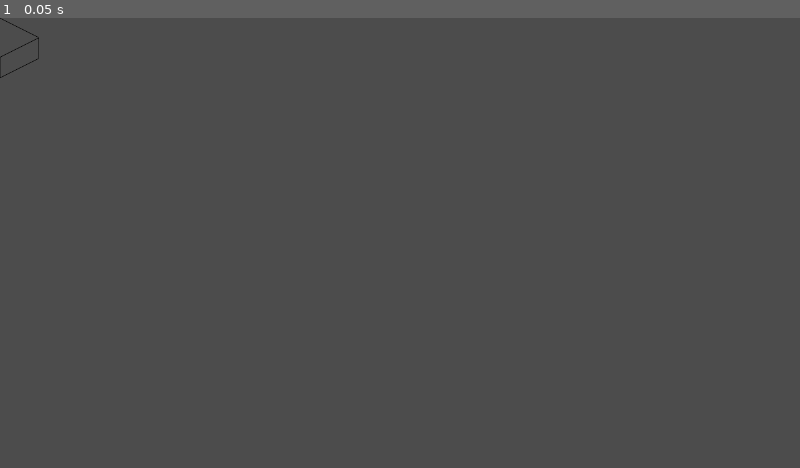
Above: before the commit, frame 1.
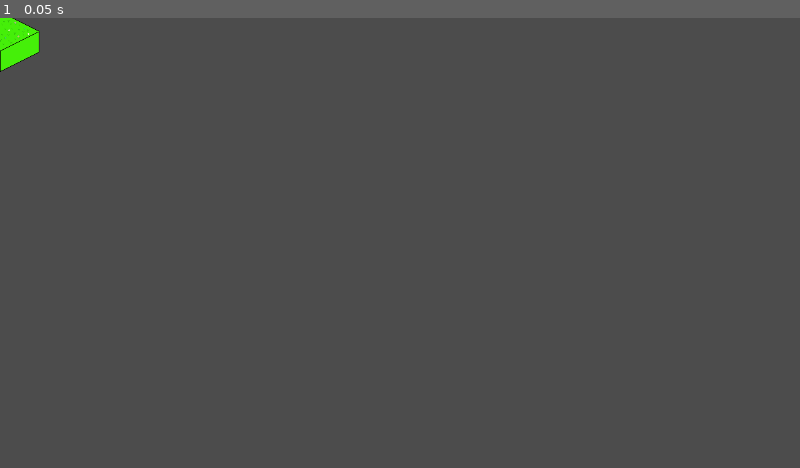
Above: after the commit, the same moment.

Repository: miishin/miipd
Game: Godot game, scene res://assets/scenes/tile.tscn
Two runs of this game, one before a commit and one after it. Both use one fixed random seed, a clock stepped at 60 frames per second and the inputs below. This scene is started directly instead of the project's main scene.
Inputs:
- Up to frame 1 (0.05 s): no input

The runs differ from the first frame. In frame 1, 0.4% of the frame differs, in the area x 0-5%, y 0-14%.

Commit message:
stage1 extends board, now has individual tiles instead of a tilemap

Diff:
--- a/assets/scenes/board.tscn
+++ b/assets/scenes/board.tscn
@@ -1,30 +1,6 @@
-[gd_scene load_steps=4 format=2]
+[gd_scene load_steps=2 format=2]
 
-[ext_resource path="res://assets/graphics/tilesets/grassy_tile.png" type="Texture" id=1]
 [ext_resource path="res://assets/scripts/board.gd" type="Script" id=3]
-
-[sub_resource type="TileSet" id=1]
-0/name = "grassy_tile.png 0"
-0/texture = ExtResource( 1 )
-0/tex_offset = Vector2( 0, 0 )
-0/modulate = Color( 1, 1, 1, 1 )
-0/region = Rect2( 2, 6, 125, 96 )
-0/tile_mode = 0
-0/occluder_offset = Vector2( 0, 0 )
-0/navigation_offset = Vector2( 0, 0 )
-0/shape_offset = Vector2( 0, 0 )
-0/shape_transform = Transform2D( 1, 0, 0, 1, 0, 0 )
-0/shape_one_way = false
-0/shape_one_way_margin = 0.0
-0/shapes = [  ]
-0/z_index = 0
 
 [node name="Node2D" type="Node2D"]
 script = ExtResource( 3 )
-
-[node name="TileMap" type="TileMap" parent="."]
-mode = 1
-tile_set = SubResource( 1 )
-cell_size = Vector2( 125, 62 )
-format = 1
-tile_data = PoolIntArray( -131072, 0, 0, -131071, 0, 0, -131070, 0, 0, -131069, 0, 0, -131068, 0, 0, -131067, 0, 0, -131066, 0, 0, -65536, 0, 0, -65535, 0, 0, -65534, 0, 0, -65533, 0, 0, -65532, 0, 0, -65531, 0, 0, -65530, 0, 0, 0, 0, 0, 1, 0, 0, 2, 0, 0, 3, 0, 0, 4, 0, 0, 5, 0, 0, 6, 0, 0, 65536, 0, 0, 65537, 0, 0, 65538, 0, 0, 65539, 0, 0, 65540, 0, 0, 65541, 0, 0, 65542, 0, 0, 131072, 0, 0, 131073, 0, 0, 131074, 0, 0, 131075, 0, 0, 131076, 0, 0, 131077, 0, 0, 131078, 0, 0, 196608, 0, 0, 196609, 0, 0, 196610, 0, 0, 196611, 0, 0, 196612, 0, 0, 196613, 0, 0, 196614, 0, 0, 262144, 0, 0, 262145, 0, 0, 262146, 0, 0, 262147, 0, 0, 262148, 0, 0, 262149, 0, 0, 262150, 0, 0 )
--- a/assets/scenes/character_select.tscn
+++ b/assets/scenes/character_select.tscn
@@ -3,7 +3,8 @@
 [ext_resource path="res://assets/scripts/character_select.gd" type="Script" id=1]
 [ext_resource path="res://assets/themes/menu.theme" type="Theme" id=2]
 [ext_resource path="res://assets/scenes/hamster.tscn" type="PackedScene" id=3]
-[ext_resource path="res://assets/scenes/board.tscn" type="PackedScene" id=4]
+[ext_resource path="res://assets/scenes/simpleboard.tscn" type="PackedScene" id=4]
+
 
 [node name="CharacterSelect" type="Control"]
 anchor_right = 1.0
--- /dev/null
+++ b/assets/scenes/simpleboard.tscn
@@ -0,0 +1,30 @@
+[gd_scene load_steps=4 format=2]
+
+[ext_resource path="res://assets/scripts/board.gd" type="Script" id=1]
+[ext_resource path="res://assets/graphics/tilesets/grassy_tile.png" type="Texture" id=2]
+
+[sub_resource type="TileSet" id=1]
+0/name = "grassy_tile.png 0"
+0/texture = ExtResource( 2 )
+0/tex_offset = Vector2( 0, 0 )
+0/modulate = Color( 1, 1, 1, 1 )
+0/region = Rect2( 2, 6, 125, 96 )
+0/tile_mode = 0
+0/occluder_offset = Vector2( 0, 0 )
+0/navigation_offset = Vector2( 0, 0 )
+0/shape_offset = Vector2( 0, 0 )
+0/shape_transform = Transform2D( 1, 0, 0, 1, 0, 0 )
+0/shape_one_way = false
+0/shape_one_way_margin = 0.0
+0/shapes = [  ]
+0/z_index = 0
+
+[node name="Node2D" type="Node2D"]
+script = ExtResource( 1 )
+
+[node name="TileMap" type="TileMap" parent="."]
+mode = 1
+tile_set = SubResource( 1 )
+cell_size = Vector2( 125, 62 )
+format = 1
+tile_data = PoolIntArray( -131072, 0, 0, -131071, 0, 0, -131070, 0, 0, -131069, 0, 0, -131068, 0, 0, -131067, 0, 0, -131066, 0, 0, -65536, 0, 0, -65535, 0, 0, -65534, 0, 0, -65533, 0, 0, -65532, 0, 0, -65531, 0, 0, -65530, 0, 0, 0, 0, 0, 1, 0, 0, 2, 0, 0, 3, 0, 0, 4, 0, 0, 5, 0, 0, 6, 0, 0, 65536, 0, 0, 65537, 0, 0, 65538, 0, 0, 65539, 0, 0, 65540, 0, 0, 65541, 0, 0, 65542, 0, 0, 131072, 0, 0, 131073, 0, 0, 131074, 0, 0, 131075, 0, 0, 131076, 0, 0, 131077, 0, 0, 131078, 0, 0, 196608, 0, 0, 196609, 0, 0, 196610, 0, 0, 196611, 0, 0, 196612, 0, 0, 196613, 0, 0, 196614, 0, 0, 262144, 0, 0, 262145, 0, 0, 262146, 0, 0, 262147, 0, 0, 262148, 0, 0, 262149, 0, 0, 262150, 0, 0 )
--- /dev/null
+++ b/assets/scenes/stage1.gd
@@ -0,0 +1,22 @@
+extends "res://assets/scripts/board.gd"
+
+var tile_file = preload("res://assets/scenes/tile.tscn")
+
+
+# Called when the node enters the scene tree for the first time.
+func _ready():
+	init()
+
+func init():
+	var tile
+	var tile_position
+	for row in range(7):
+		for col in range(7):
+			tile = tile_file.instance()
+			tile_position = convert_coordinate(row, col)
+			tile.position = Vector2(tile_position[0], tile_position[1])
+			tiles.append(tile)
+			add_child(tile)
+# Called every frame. 'delta' is the elapsed time since the previous frame.
+#func _process(delta):
+#	pass
--- /dev/null
+++ b/assets/scenes/stage1.tscn
@@ -0,0 +1,8 @@
+[gd_scene load_steps=3 format=2]
+
+[ext_resource path="res://assets/scenes/board.tscn" type="PackedScene" id=1]
+[ext_resource path="res://assets/scenes/stage1.gd" type="Script" id=2]
+
+[node name="Node2D" instance=ExtResource( 1 )]
+position = Vector2( 640, 0 )
+script = ExtResource( 2 )
--- a/assets/scenes/tile.tscn
+++ b/assets/scenes/tile.tscn
@@ -1,7 +1,7 @@
 [gd_scene load_steps=3 format=2]
 
 [ext_resource path="res://assets/scripts/tile.gd" type="Script" id=1]
-[ext_resource path="res://assets/graphics/tilesets/base_tile.png" type="Texture" id=2]
+[ext_resource path="res://assets/graphics/tilesets/grassy_tile.png" type="Texture" id=2]
 
 [node name="Node2D" type="Node2D"]
 script = ExtResource( 1 )
--- a/assets/scripts/board.gd
+++ b/assets/scripts/board.gd
@@ -1,17 +1,29 @@
 extends Node2D
 
 var units # for showing turn order
-var tiles
+var tiles = []
+# Offset so Board isn't stuck to top of screen
+const OFFSET = 150
 
 
 # Called when the node enters the scene tree for the first time.
 func _ready():
 	pass #
 
+# Instantiate board tiles
+func init():
+	pass
+
 # Converts from the coordinate on the board to the coordinate
 # on the screen.
+# One tile in the x direction = +62.5x, +31y
+# One tile in the y direction = -62.5x, +31y
 func convert_coordinate(x, y):
-	pass
+	var new_x
+	var new_y
+	new_x = 62.5 * x - 62.5 * y
+	new_y = 31 * (x + y) + OFFSET
+	return [new_x, new_y]
 
 func in_range(tile_origin, tile_dest, dist):
 	# check if tile is within range <= dist
--- a/assets/scripts/tile.gd
+++ b/assets/scripts/tile.gd
@@ -8,3 +8,8 @@
 # Called when the node enters the scene tree for the first time.
 func _ready():
 	pass # Replace with function body.
+
+# Place tile at a
+func place(pos_x, pos_y):
+	x = pos_x
+	y = pos_y
